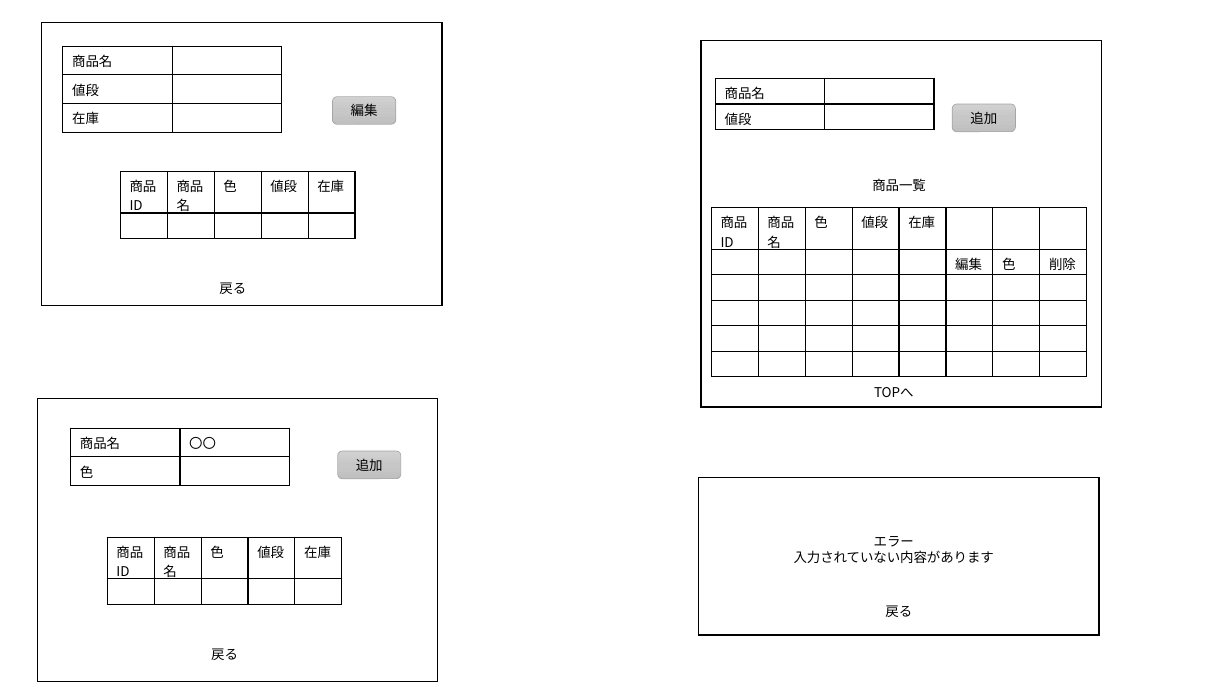
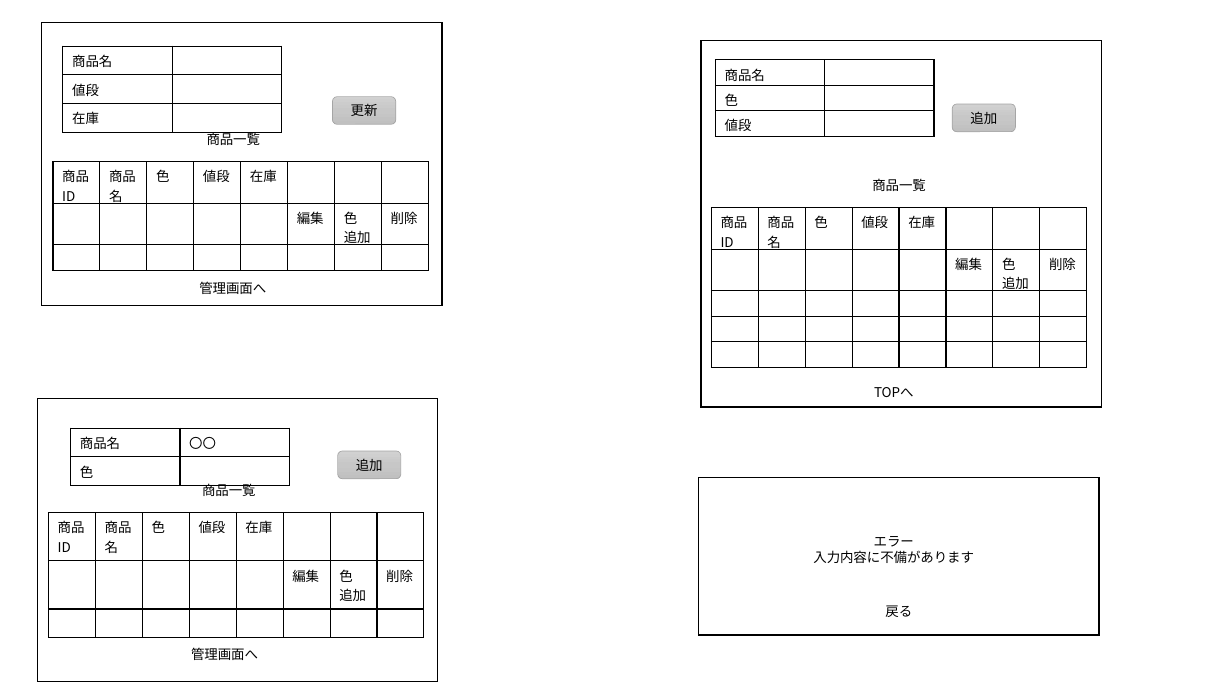
Before and after one commit to MitsukiFujita/Webapp, a slide deck: slide 5 of フレームワーク.pptx (slide 13 before the commit). Drawn at 1232x693 pixels with LibreOffice and Linux fonts; fonts in the diff are those of the drawing. Boxes give left, top, right and bottom in pixels: in the first picture for what was removed or moved away, otherwise in the second. Text is boxed around its words. In the diff, an @@ line names an element or a change of style, - is before the commit and + after.

```diff
--- a/フレームワーク.pptx
+++ b/フレームワーク.pptx
@@ table at (x1=715, y1=60, x2=933, y2=136) @@
+row 2: 色 | 
@@ table resized from (x1=715, y1=79, x2=933, y2=129) to (x1=715, y1=60, x2=933, y2=136) @@
@@ text in rounded rectangle at (x1=351, y1=104, x2=378, y2=116): text changed @@
-編集
+更新
@@ text added at (x1=207, y1=132, x2=261, y2=145), 10.5 pt, text #000000 @@
+商品一覧
@@ table at (x1=53, y1=162, x2=430, y2=271) @@
-商品ID | 商品名 | 色 | 値段 | 在庫
- |  |  |  | 
+商品ID | 商品名 | 色 | 値段 | 在庫 |  |  | 
+ |  |  |  |  | 編集 | 色 / 追加 | 削除
+ |  |  |  |  |  |  | 
@@ table resized from (x1=120, y1=171, x2=356, y2=238) to (x1=53, y1=162, x2=430, y2=271) @@
@@ table at (x1=712, y1=208, x2=1089, y2=368) @@
-row 2, column 7: 色
+row 2, column 7: 色 / 追加
-row 6:  |  |  |  |  |  |  | 
@@ text at (x1=199, y1=281, x2=266, y2=294): text changed @@
-戻る
+管理画面へ
@@ text added at (x1=202, y1=483, x2=256, y2=496), 10.5 pt, text #000000 @@
+商品一覧
@@ table at (x1=48, y1=513, x2=425, y2=622) @@
-商品ID | 商品名 | 色 | 値段 | 在庫
- |  |  |  | 
+商品ID | 商品名 | 色 | 値段 | 在庫 |  |  | 
+ |  |  |  |  | 編集 | 色 / 追加 | 削除
+ |  |  |  |  |  |  | 
@@ table resized from (x1=107, y1=538, x2=343, y2=604) to (x1=48, y1=513, x2=425, y2=622) @@
@@ text at (x1=813, y1=550, x2=974, y2=563): text changed @@
-入力されていない内容があります
+入力内容に不備があります
@@ text at (x1=191, y1=647, x2=258, y2=660): text changed @@
-戻る
+管理画面へ
```
Also in this commit, not shown: 4 other slides changed, 2 slides added, 6 slides removed.
